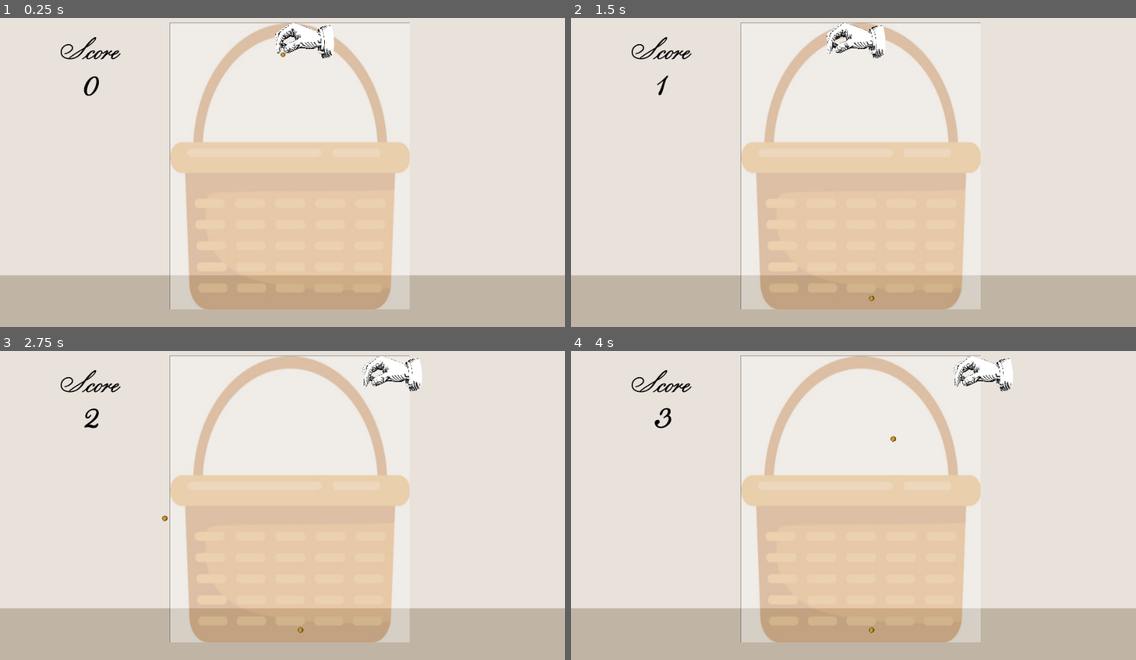
Above: before the commit, frames 1-4 (two rows, left to right).
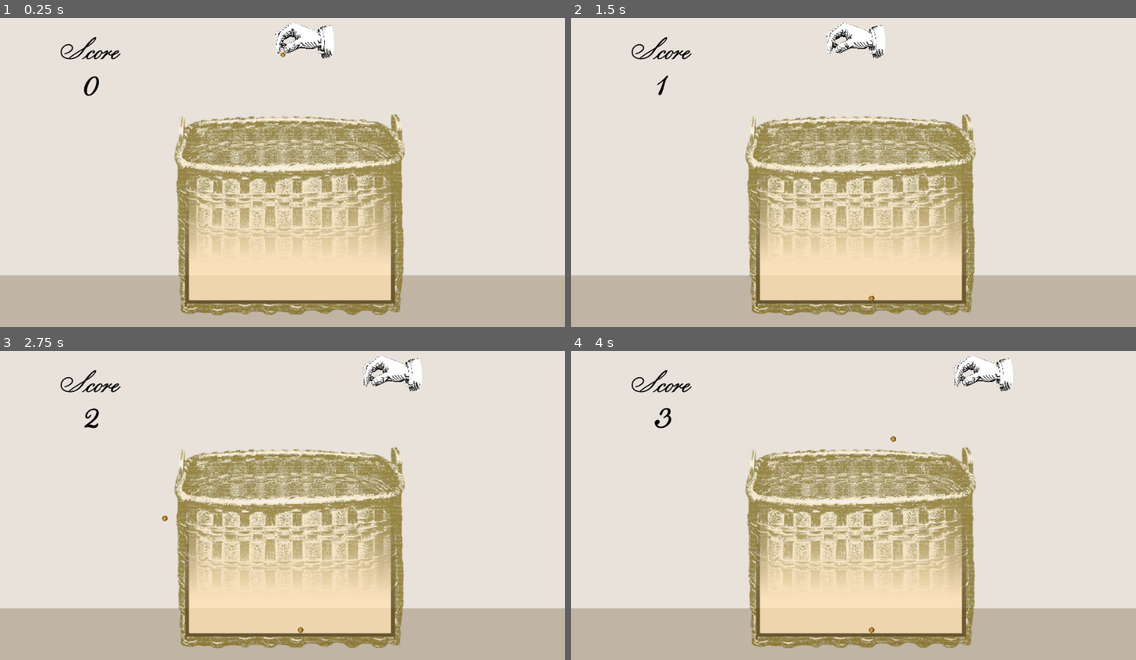
Above: after the commit, the same moments.

Repository: ClebMartin/GMTKGameJam2025
Game: Godot game, scene res://scenes/game.tscn
The game is run twice, just before and just after one commit, with the same random seed, the same clock (stepped at 60 frames per second) and the same inputs.
Inputs (mouse positions are in pixels of both pictures, inside the frame that each line leads up to):
- Up to frame 1 (0.25 s): no input
- Up to frame 2 (1.5 s): tap Enter at 0.5 s; move the mouse to (977, 150) at 0.52 s; hold Right (right) 0.53-1.28 s; hold Space (drop) 0.53-1.28 s; move the mouse to (740, 184) at 1.27 s; hold Left (left) from 1.28 s (still down); tap Space (drop) at 1.35 s
- Up to frame 3 (2.75 s): move the mouse to (339, 431) at 2.02 s; release Left (left) at 2.03 s; hold Right (right) from 2.03 s (still down); hold Space (drop) from 2.03 s (still down)
- Up to frame 4 (4 s): move the mouse to (825, 564) at 2.77 s; release Space (drop) at 2.78 s; tap Space (drop) at 2.85 s; move the mouse to (1023, 548) at 3.52 s; release Right (right) at 3.53 s; hold Left (left) from 3.53 s (still down); hold Space (drop) from 3.53 s (still down)

The runs differ from the first frame. In frame 1, 20% of the frame differs, in the area x 30-73%, y 1-97%; in frame 2, 20%; in frame 3, 20%; in frame 4, 20%.

Commit message:
added art assets and particle effects

Diff:
--- a/gmtk-game-jam-2025/scenes/droppables/bluebonnet.tscn
+++ b/gmtk-game-jam-2025/scenes/droppables/bluebonnet.tscn
@@ -7,8 +7,8 @@
 bounce = 0.2
 
 [sub_resource type="CapsuleShape2D" id="CapsuleShape2D_p7eyx"]
-radius = 20.0
-height = 110.0
+radius = 19.0
+height = 92.0
 
 [node name="Bluebonnet" type="RigidBody2D"]
 physics_material_override = SubResource("PhysicsMaterial_254dx")
@@ -16,8 +16,8 @@
 script = ExtResource("1_x183s")
 
 [node name="Sprite2D" type="Sprite2D" parent="."]
-position = Vector2(0, 2.38419e-07)
-scale = Vector2(0.120939, 0.120939)
+position = Vector2(-0.500001, 1.17801)
+scale = Vector2(0.164, 0.164)
 texture = ExtResource("1_yx3r5")
 
 [node name="CollisionShape2D" type="CollisionShape2D" parent="."]
--- a/gmtk-game-jam-2025/scenes/droppables/tulip.tscn
+++ b/gmtk-game-jam-2025/scenes/droppables/tulip.tscn
@@ -16,8 +16,8 @@
 script = ExtResource("1_qthxr")
 
 [node name="Sprite2D" type="Sprite2D" parent="."]
-position = Vector2(1, 5.68434e-14)
-scale = Vector2(0.380605, 0.380605)
+position = Vector2(-1.30712, -0.500002)
+scale = Vector2(0.371528, 0.371528)
 texture = ExtResource("2_qthxr")
 
 [node name="CollisionShape2D" type="CollisionShape2D" parent="."]
--- a/gmtk-game-jam-2025/scenes/game.tscn
+++ b/gmtk-game-jam-2025/scenes/game.tscn
@@ -1,8 +1,8 @@
 [gd_scene load_steps=9 format=3 uid="uid://bpbhwm5mdm2e0"]
 
 [ext_resource type="Script" uid="uid://dg0mexjv5h77a" path="res://scripts/game.gd" id="1_lbhrr"]
+[ext_resource type="Texture2D" uid="uid://doub3qmseie61" path="res://assets/sprites/basket@0.33x.png" id="2_gee14"]
 [ext_resource type="Texture2D" uid="uid://clbrep7hsqkjj" path="res://assets/sprites/texturePaper.jpg" id="2_iywne"]
-[ext_resource type="Texture2D" uid="uid://du3h2edfrwmnj" path="res://assets/sprites/basket.png" id="2_lbhrr"]
 [ext_resource type="PackedScene" uid="uid://igw3ym3x2ynf" path="res://scenes/basket.tscn" id="2_yqjtg"]
 [ext_resource type="PackedScene" uid="uid://ckwxsg8n57wix" path="res://scenes/player.tscn" id="3_lnu2h"]
 [ext_resource type="FontFile" uid="uid://bylebo6njjpq" path="res://assets/fonts/OldScientificIllustration.ttf" id="4_lbhrr"]
@@ -24,10 +24,10 @@
 color = Color(0.754425, 0.70996, 0.64893, 1)
 
 [node name="Basket_Sprite" type="Sprite2D" parent="."]
-self_modulate = Color(1, 1, 1, 0.352941)
-position = Vector2(492, 268.25)
-scale = Vector2(0.519084, 0.676593)
-texture = ExtResource("2_lbhrr")
+self_modulate = Color(1, 1, 1, 0.745098)
+position = Vector2(492, 352.5)
+scale = Vector2(0.868817, 0.743158)
+texture = ExtResource("2_gee14")
 
 [node name="Basket" parent="." instance=ExtResource("2_yqjtg")]
 position = Vector2(492, 498)
Binary file added: gmtk-game-jam-2025/assets/sprites/basket@0.33x.png
Not shown, added: gmtk-game-jam-2025/assets/sprites/basket@0.33x.png.import
Binary file changed: gmtk-game-jam-2025/assets/sprites/bluebonnet.png
Binary file changed: gmtk-game-jam-2025/assets/sprites/tulip.png
